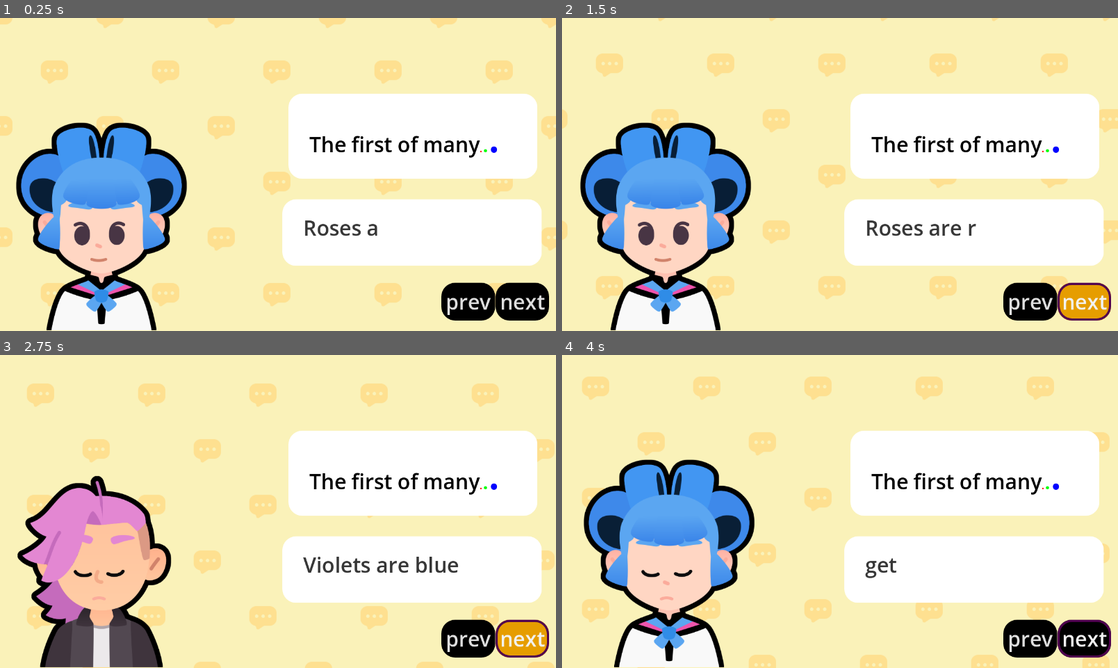
Above: before the commit, frames 1-4 (two rows, left to right).
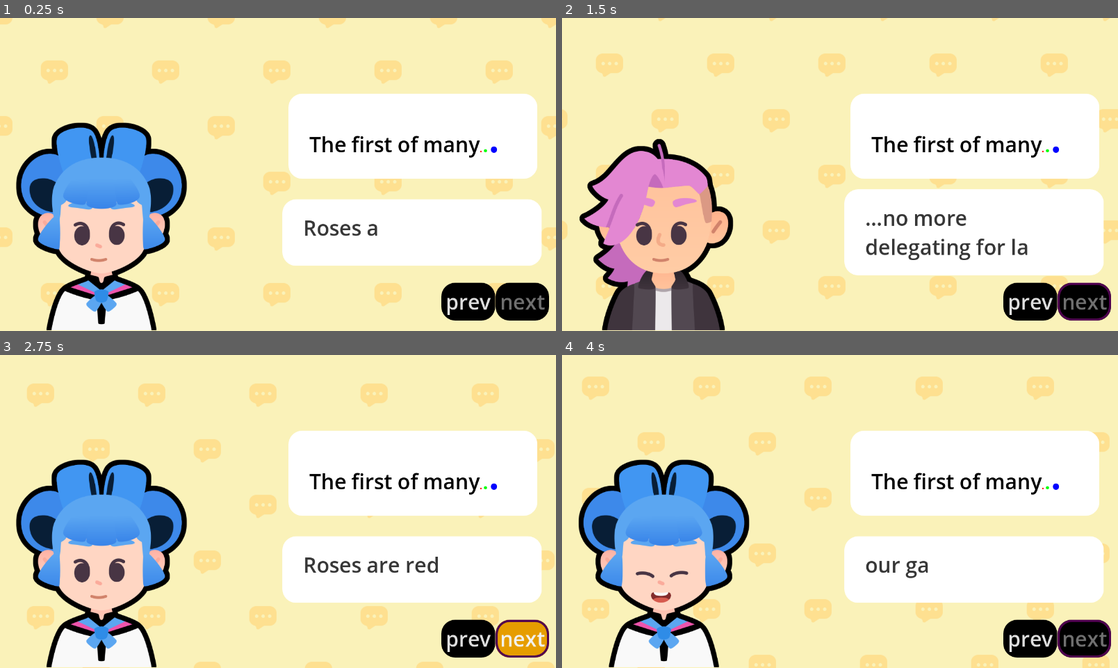
Above: after the commit, the same moments.

Repository: BNorelden/Godot-M07-Telling-a-Story
Game: Godot game, scene res://lessons/dialogue.tscn
Two runs of this game, one before a commit and one after it. Both use one fixed random seed, a clock stepped at 60 frames per second and the inputs below. The project has no main scene, so this scene is started directly. Sound files missing from this copy of the repository are replaced by a short silence.
Inputs (mouse positions are in pixels of both pictures, inside the frame that each line leads up to):
- Up to frame 1 (0.25 s): no input
- Up to frame 2 (1.5 s): click "prev" at 0.5 s; click (1084, 302) at 1.25 s, where only the run before the commit has a clickable "next"
- Up to frame 3 (2.75 s): click "next" at 2 s
- Up to frame 4 (4 s): tap Enter at 2.75 s; move the mouse to (962, 495) at 2.77 s; hold D (move_right) 2.78-3.53 s; tap Z at 2.85, 3.6 s; click (962, 495) at 2.92 s; tap Space at 3.02, 3.77 s; move the mouse to (728, 527) at 3.52 s; hold S (move_down) from 3.53 s (still down)

The runs differ from the first frame. In frame 1, 0.2% of the frame differs, in the area x 90-98%, y 88-94%; in frame 2, 20%, in the area x 3-99%, y 33-100%; in frame 3, 15%; in frame 4, 5.6%.

Commit message:
M07.L13 complete
- shortcut buttons that advances dialogue
- disable button while text appear

Diff:
--- a/lessons/dialogue.gd
+++ b/lessons/dialogue.gd
@@ -202,6 +202,11 @@
 
 	slide_in()
 
+	next_button.disabled = true
+	tween.finished.connect(func() -> void:
+		next_button.disabled = false
+	)
+
 
 func _ready() -> void:
 	show_text()
--- a/lessons/dialogue.tscn
+++ b/lessons/dialogue.tscn
@@ -16,6 +16,12 @@
 shader_parameter/bg_color = Color(0.980392, 0.94902, 0.72549, 1)
 shader_parameter/pattern_color = Color(0.996078, 0.878431, 0.564706, 1)
 shader_parameter/pattern_size = 256.0
+
+[sub_resource type="InputEventAction" id="InputEventAction_xlxck"]
+action = &"advance_text"
+
+[sub_resource type="Shortcut" id="Shortcut_ujubm"]
+events = [SubResource("InputEventAction_xlxck")]
 
 [node name="Dialogue" type="Control"]
 layout_mode = 3
@@ -102,6 +108,7 @@
 grow_horizontal = 0
 grow_vertical = 0
 theme_override_styles/hover = ExtResource("7_rduj4")
+shortcut = SubResource("Shortcut_ujubm")
 text = "next"
 
 [node name="NextButton2" type="Button" parent="."]
--- a/project.godot
+++ b/project.godot
@@ -81,6 +81,14 @@
 "events": [Object(InputEventMouseButton,"resource_local_to_scene":false,"resource_name":"","device":-1,"window_id":0,"a …(259 unchanged characters)…
 ]
 }
+advance_text={
+"deadzone": 0.2,
+"events": [Object(InputEventKey,"resource_local_to_scene":false,"resource_name":"","device":-1,"window_id":0,"alt_pressed":false,"shift_pressed":false,"ctrl_pressed":false,"meta_pressed":false,"pressed":false,"keycode":0,"physical_keycode":32,"key_label":0,"unicode":32,"location":0,"echo":false,"script":null)
+, Object(InputEventKey,"resource_local_to_scene":false,"resource_name":"","device":-1,"window_id":0,"alt_pressed":false,"shift_pressed":false,"ctrl_pressed":false,"meta_pressed":false,"pressed":false,"keycode":0,"physical_keycode":4194306,"key_label":0,"unicode":0,"location":0,"echo":false,"script":null)
+, Object(InputEventKey,"resource_local_to_scene":false,"resource_name":"","device":-1,"window_id":0,"alt_pressed":false,"shift_pressed":false,"ctrl_pressed":false,"meta_pressed":false,"pressed":false,"keycode":0,"physical_keycode":4194305,"key_label":0,"unicode":0,"location":0,"echo":false,"script":null)
+, Object(InputEventKey,"resource_local_to_scene":false,"resource_name":"","device":-1,"window_id":0,"alt_pressed":false,"shift_pressed":false,"ctrl_pressed":false,"meta_pressed":false,"pressed":false,"keycode":0,"physical_keycode":4194309,"key_label":0,"unicode":0,"location":0,"echo":false,"script":null)
+]
+}
 
 [rendering]
 
Not shown: 1 places in lessons/dialogue.tscn that only renumber resources
